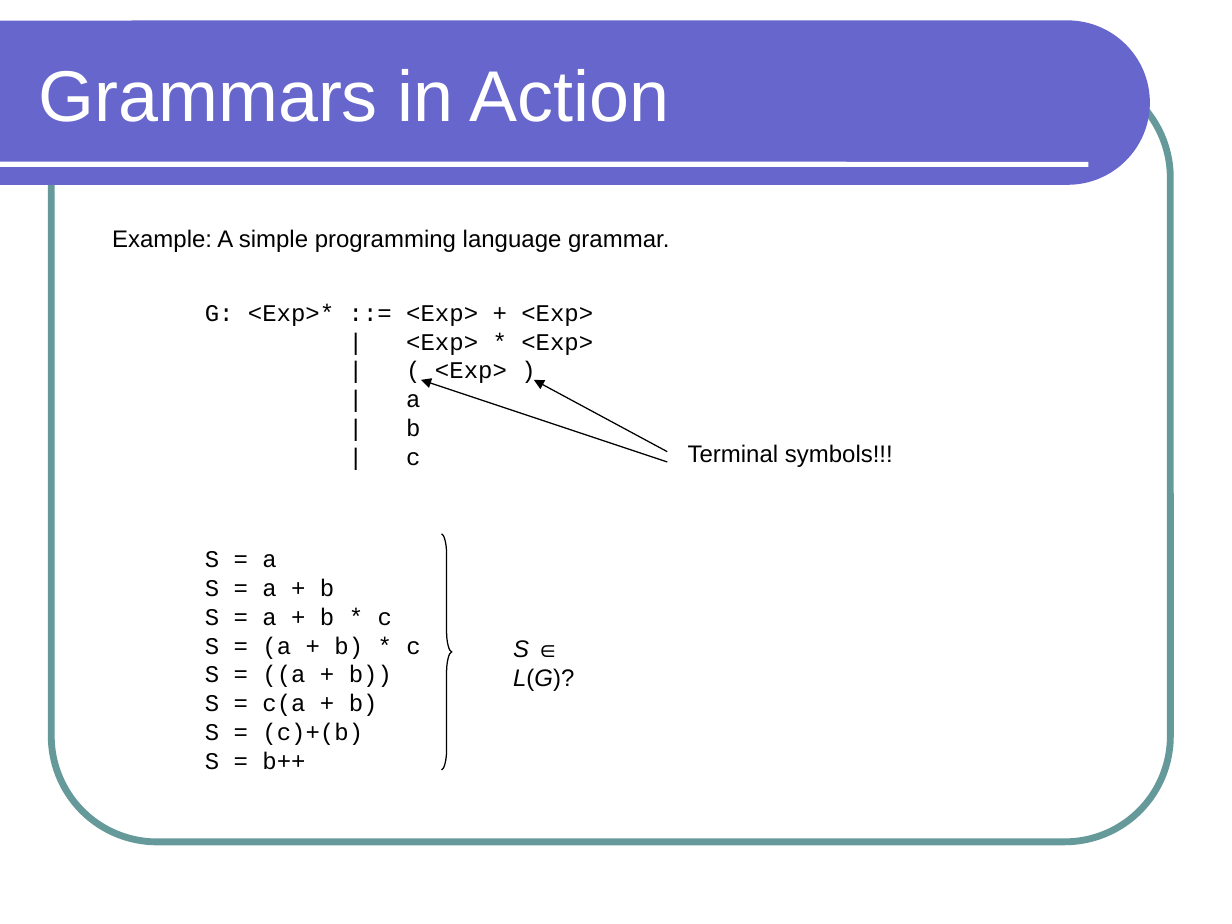
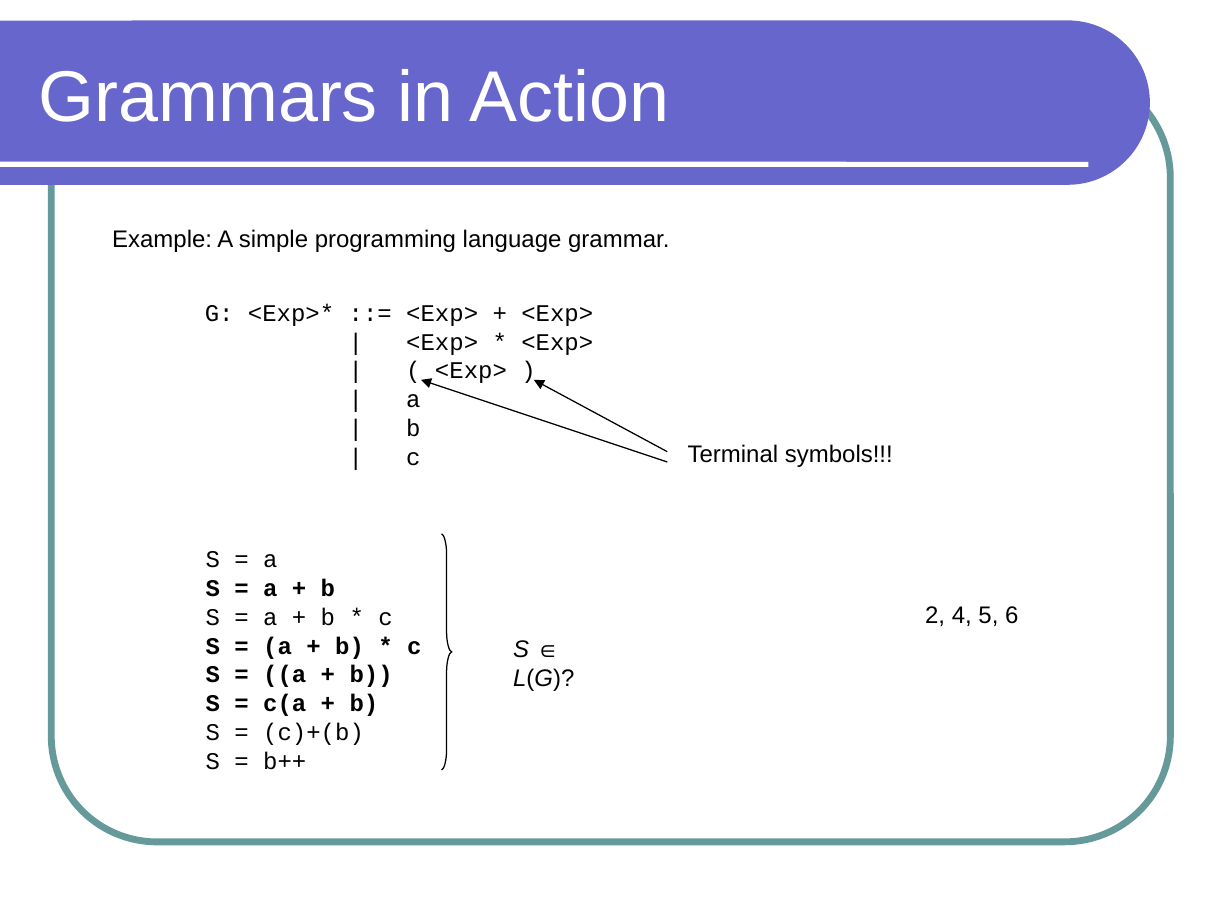
Before and after one commit to lutzhamel/CSC301, a slide deck: slide 1 of notes/csc301-ln010.ppt. Drawn at 1232x924 pixels with LibreOffice and Linux fonts; fonts in the diff are those of the drawing. Boxes give left, top, right and bottom in pixels: in the first picture for what was removed or moved away, otherwise in the second. Text is boxed around its words. In the diff, an @@ line names an element or a change of style, - is before the commit and + after.

```diff
--- a/notes/csc301-ln010.ppt
+++ b/notes/csc301-ln010.ppt
@@ text at [206, 579, 421, 716]: bold on in "S = a + b", "S = (a + b) * c", "S = ((a + b))", "S = c(a + b)" @@
@@ text added at [925, 606, 1018, 626], 14 pt, text #000000 @@
+2, 4, 5, 6
```
Also in this commit, not shown: 1 other slide changed, 1 slide removed, 5 other files.
